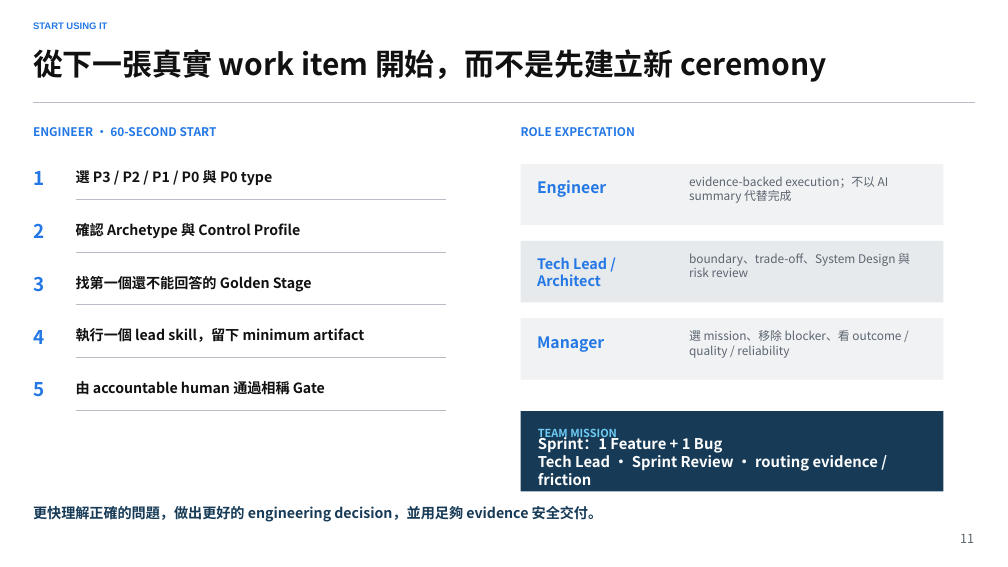
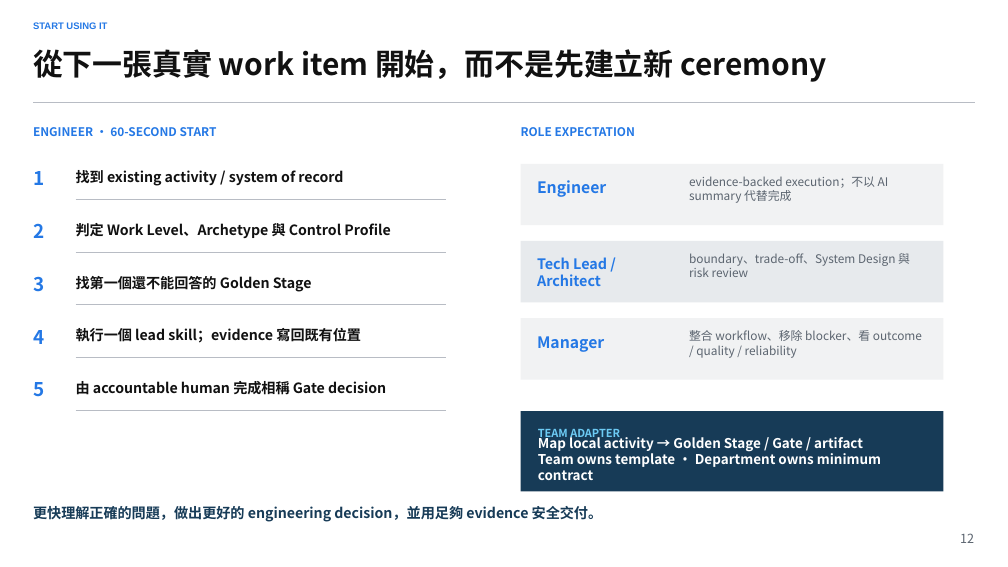
Before and after one commit to yschiang/ai_engineering, a slide deck: slide 12 of presentation/06_Training_Presentation.pptx (slide 11 before the commit). Drawn at 1008x567 pixels with LibreOffice and Linux fonts; fonts in the diff are those of the drawing. Boxes give left, top, right and bottom in pixels: in the first picture for what was removed or moved away, otherwise in the second. Text is boxed around its words. In the diff, an @@ line names an element or a change of style, - is before the commit and + after.

Commit message:
Integrate AI-native framework with existing SDLC

```diff
--- a/presentation/06_Training_Presentation.pptx
+++ b/presentation/06_Training_Presentation.pptx
@@ text at [76, 170, 343, 186]: text changed @@
-選 P3 / P2 / P1 / P0 與 P0 type
+找到 existing activity / system of record
@@ text at [76, 223, 390, 238]: text changed @@
-確認 Archetype 與 Control Profile
+判定 Work Level、Archetype 與 Control Profile
@@ text at [76, 328, 361, 343]: text changed @@
-執行一個 lead skill，留下 minimum artifact
+執行一個 lead skill；evidence 寫回既有位置
@@ text at [689, 330, 922, 358]: text changed @@
-選 mission、移除 blocker、看 outcome / quality / reliability
+整合 workflow、移除 blocker、看 outcome / quality / reliability
@@ text at [76, 379, 386, 398]: text changed @@
-由 accountable human 通過相稱 Gate
+由 accountable human 完成相稱 Gate decision
@@ text at [538, 429, 620, 440]: text changed @@
-TEAM MISSION
+TEAM ADAPTER
@@ text at [538, 434, 881, 480]: text changed; size 14.2 to 12.9 pt @@
-Sprint：1 Feature + 1 Bug
-Tech Lead · Sprint Review · routing evidence / friction
+Map local activity → Golden Stage / Gate / artifact
+Team owns template · Department owns minimum contract
@@ text at [960, 533, 974, 543]: text changed @@
-11
+12
```
Also in this commit, not shown: 9 other slides changed, 1 slide added, 20 other files.
